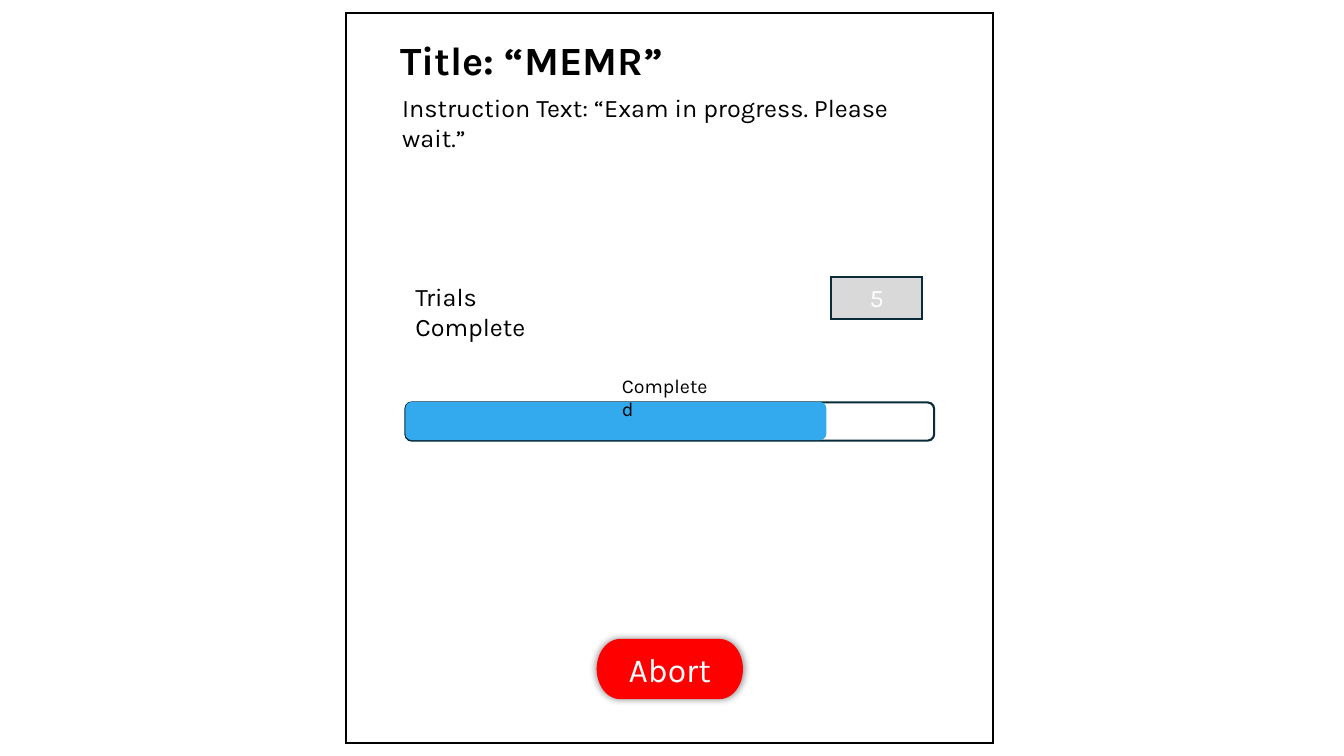
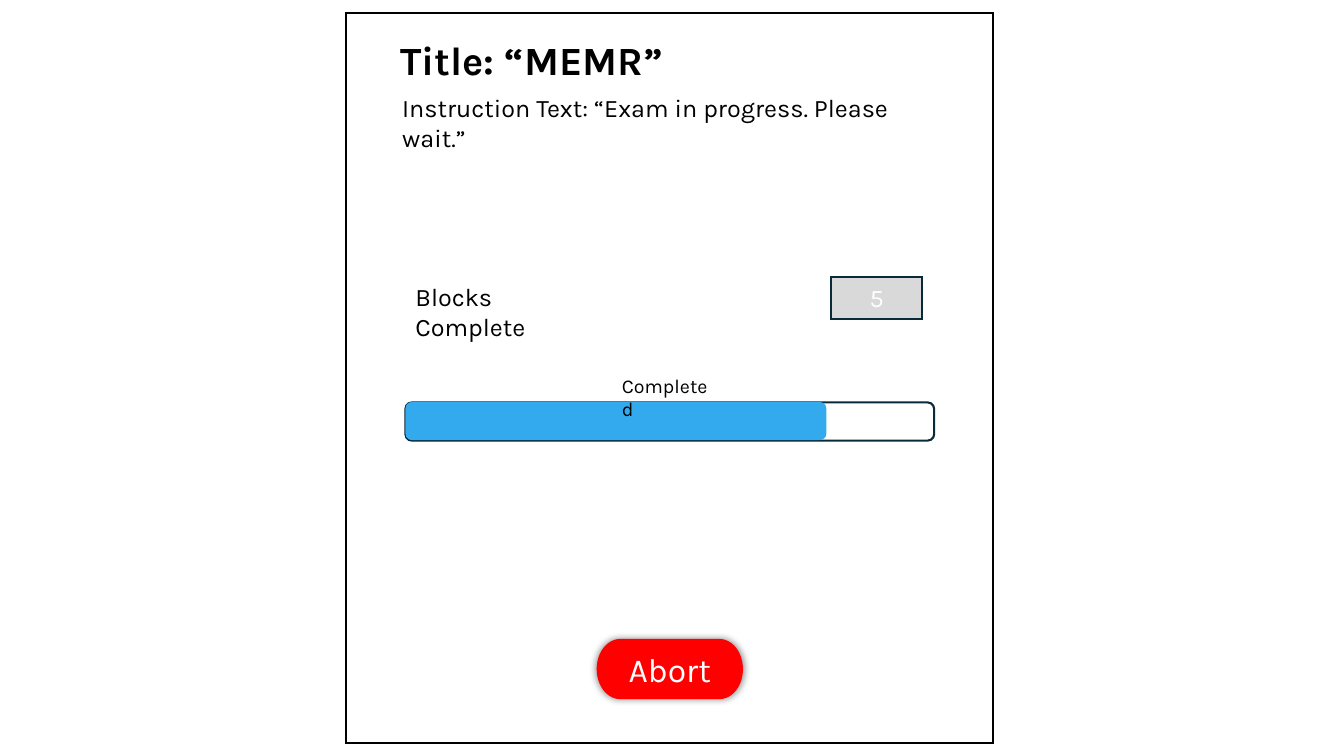
Before and after one commit to OpenHearing/TabSINT, a slide deck: slide 2 of Specifications/middle-ear-muscle-reflex/GUI-Screens.pptx. Drawn at 1344x756 pixels with LibreOffice and Linux fonts; fonts in the diff are those of the drawing; grey boxes stand for pictures. Boxes give left, top, right and bottom in pixels: in the first picture for what was removed or moved away, otherwise in the second. Text is boxed around its words. In the diff, an @@ line names an element or a change of style, - is before the commit and + after.

```diff
--- a/Specifications/middle-ear-muscle-reflex/GUI-Screens.pptx
+++ b/Specifications/middle-ear-muscle-reflex/GUI-Screens.pptx
@@ text at (x1=415, y1=288, x2=525, y2=342): text changed @@
-Trials Complete
+Blocks Complete
```
Also in this commit, not shown: 1 other slide changed, 2 other files.
